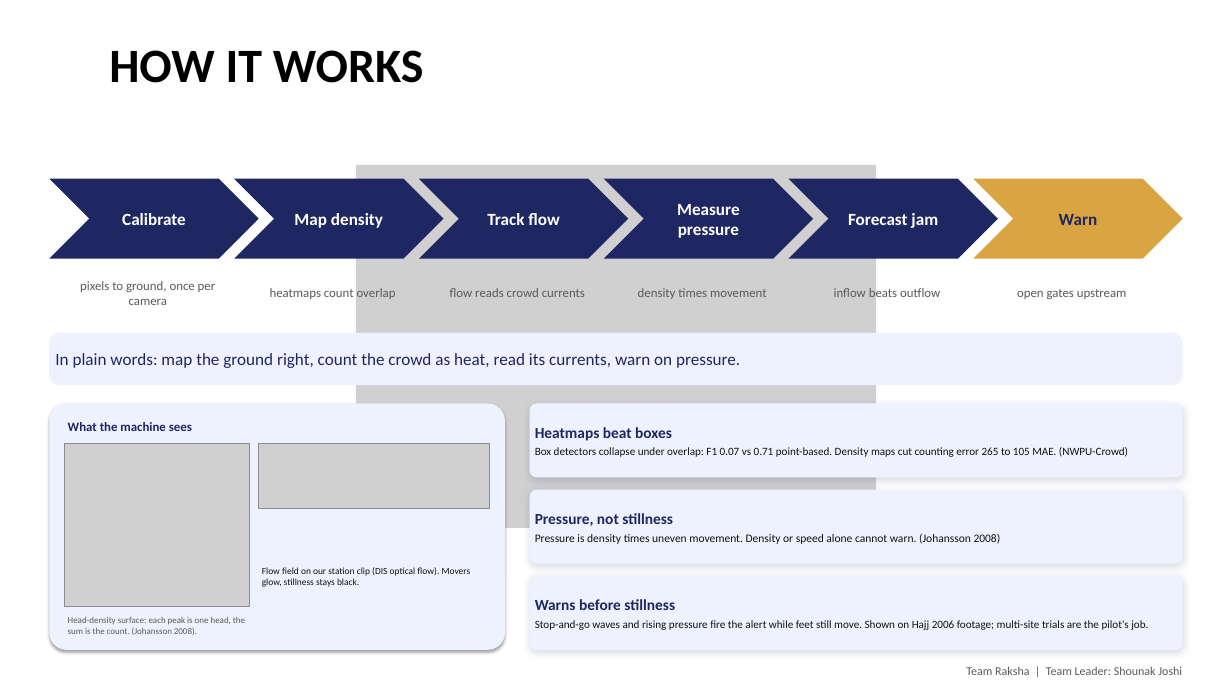
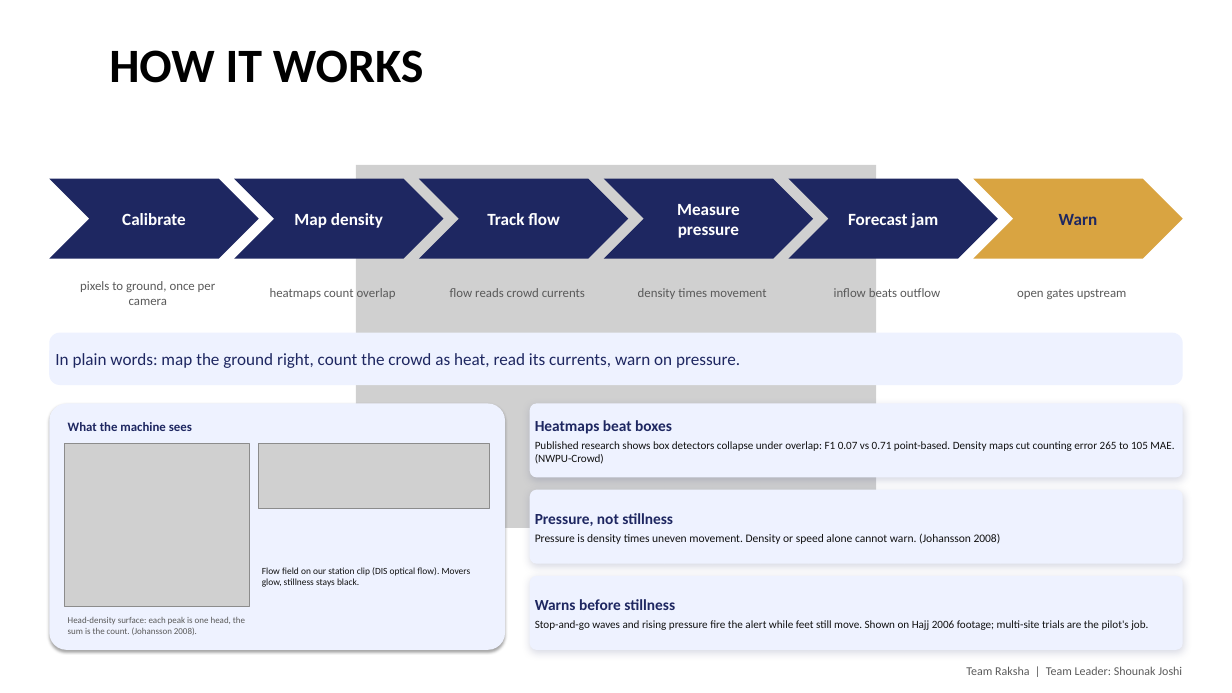
Before and after one commit to shounakjoshi88-a11y/raksha-crowd-safety-hackathon, a slide deck: slide 3 of deck/Raksha_Hackathon2026_Simplified.pptx. Drawn at 1232x693 pixels with LibreOffice and Linux fonts; fonts in the diff are those of the drawing; grey boxes stand for pictures. Boxes give left, top, right and bottom in pixels: in the first picture for what was removed or moved away, otherwise in the second. Text is boxed around its words. In the diff, an @@ line names an element or a change of style, - is before the commit and + after.

```diff
--- a/deck/Raksha_Hackathon2026_Simplified.pptx
+++ b/deck/Raksha_Hackathon2026_Simplified.pptx
@@ text in rounded rectangle at (535, 441, 1174, 464): text changed @@
-Box detectors collapse under overlap: F1 0.07 vs 0.71 point-based. Density maps cut counting error 265 to 105 MAE. (NWPU-Crowd)
+Published research shows box detectors collapse under overlap: F1 0.07 vs 0.71 point-based. Density maps cut counting error 265 to 105 MAE. (NWPU-Crowd)
```
Also in this commit, not shown: 3 other slides changed, 3 other files.
